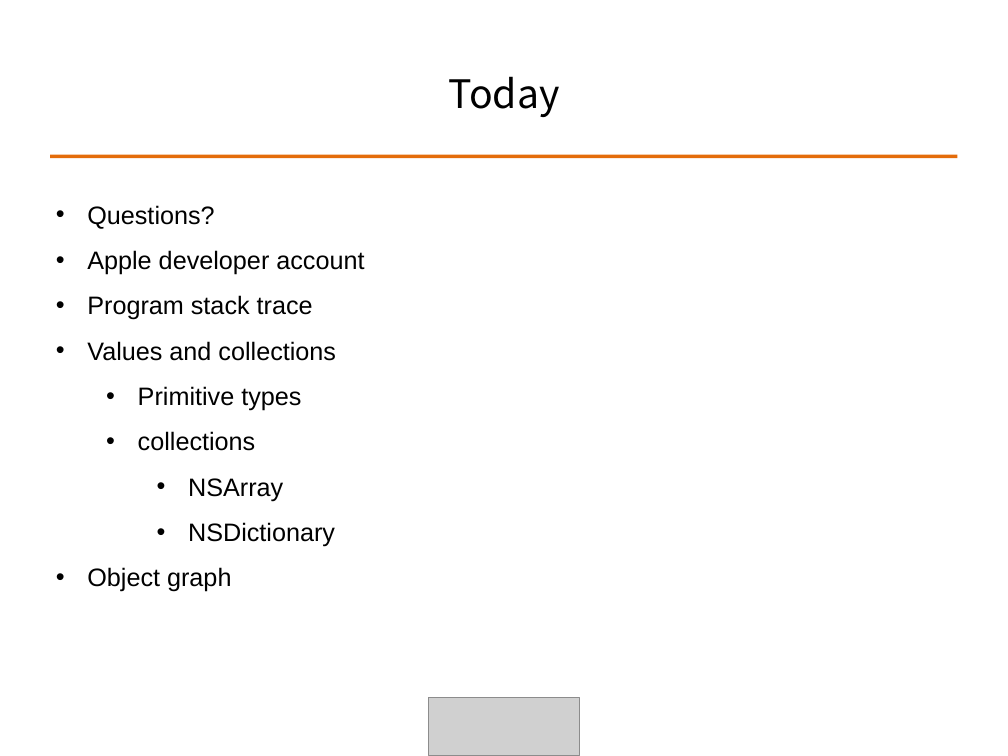
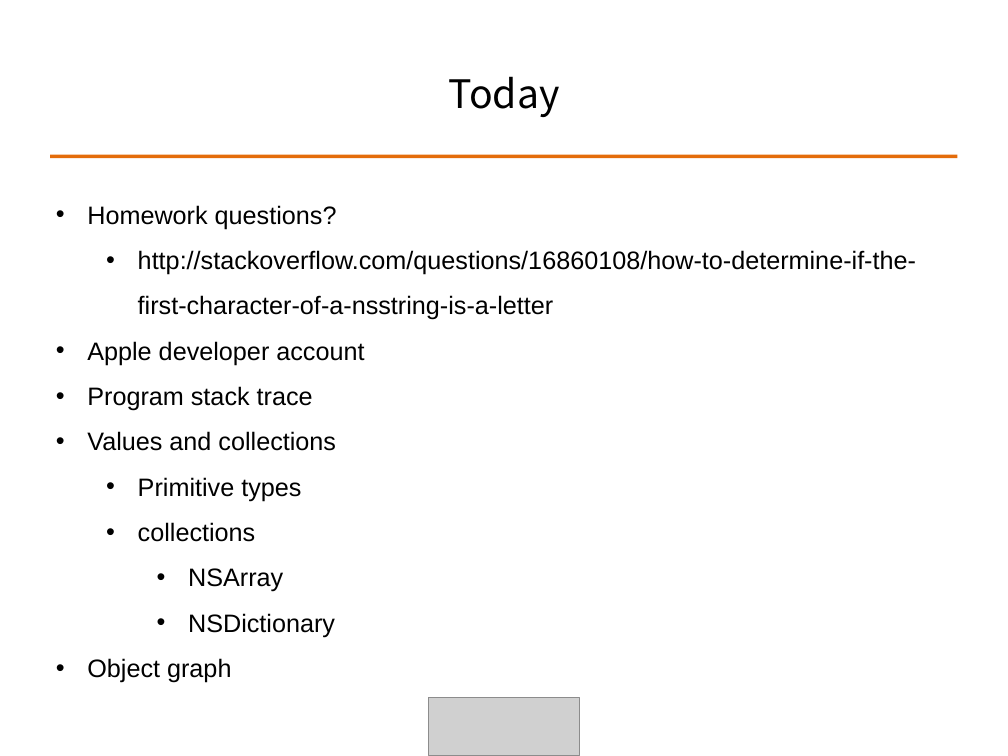
Before and after one commit to ALPHACamp/Camp-3-iOS-Dev, a slide deck: slide 2 of Class presentation/Week2 - Shyne/10-17-2014.ppt. Drawn at 1008x756 pixels with LibreOffice and Linux fonts; fonts in the diff are those of the drawing; grey boxes stand for pictures. Boxes give left, top, right and bottom in pixels: in the first picture for what was removed or moved away, otherwise in the second. Text is boxed around its words. In the diff, an @@ line names an element or a change of style, - is before the commit and + after.

Commit message:
update 10-17-2014

```diff
--- a/Class presentation/Week2 - Shyne/10-17-2014.ppt
+++ b/Class presentation/Week2 - Shyne/10-17-2014.ppt
@@ text at bbox=[87, 205, 916, 320]: text changed @@
-• Questions?
+• Homework questions?
+  • http://stackoverflow.com/questions/16860108/how-to-determine-if-the-first-character-of-a-nsstring-is-a-letter
```
